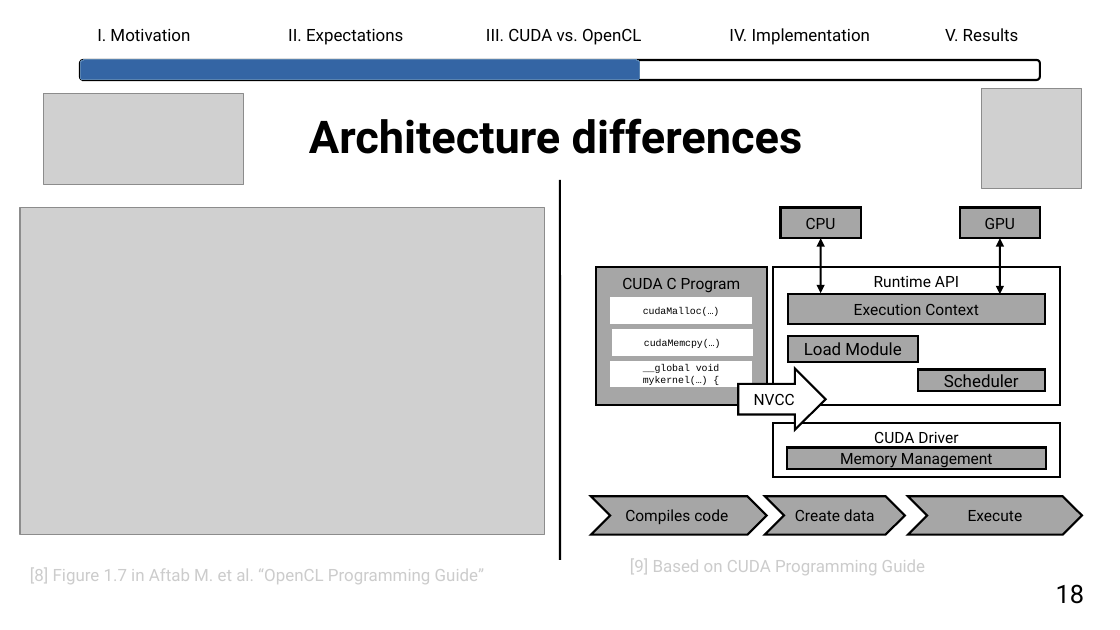
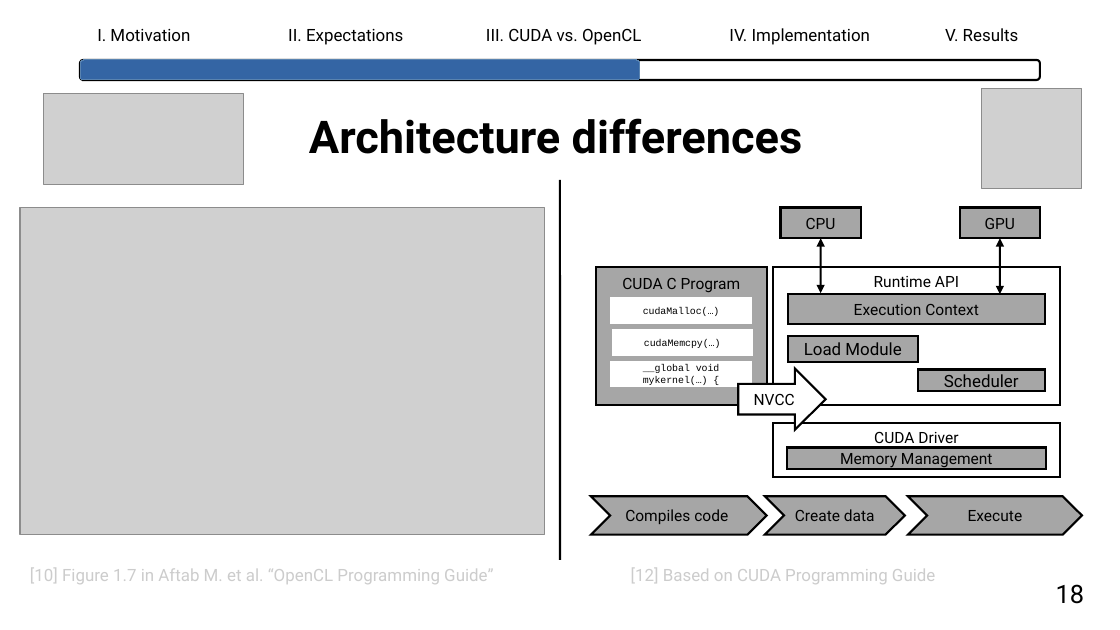
Before and after one commit to lhahner/opti-perf, a slide deck: slide 20 of docs/presentation/final-presentation.odp (slide 21 before the commit). Drawn at 1120x630 pixels with LibreOffice and Linux fonts; fonts in the diff are those of the drawing; grey boxes stand for pictures. Boxes give left, top, right and bottom in pixels: in the first picture for what was removed or moved away, otherwise in the second. Text is boxed around its words. In the diff, an @@ line names an element or a change of style, - is before the commit and + after.

```diff
--- a/docs/presentation/final-presentation.odp
+++ b/docs/presentation/final-presentation.odp
@@ text at [30, 568, 493, 584]: text changed @@
-[8] Figure 1.7 in Aftab M. et al. “OpenCL Programming Guide”
+[10] Figure 1.7 in Aftab M. et al. “OpenCL Programming Guide”
@@ text at [631, 568, 935, 584]: text changed @@
-[9] Based on CUDA Programming Guide
+[12] Based on CUDA Programming Guide
```
Also in this commit, not shown: 29 other slides changed, 6 slides removed, 1 other file.
